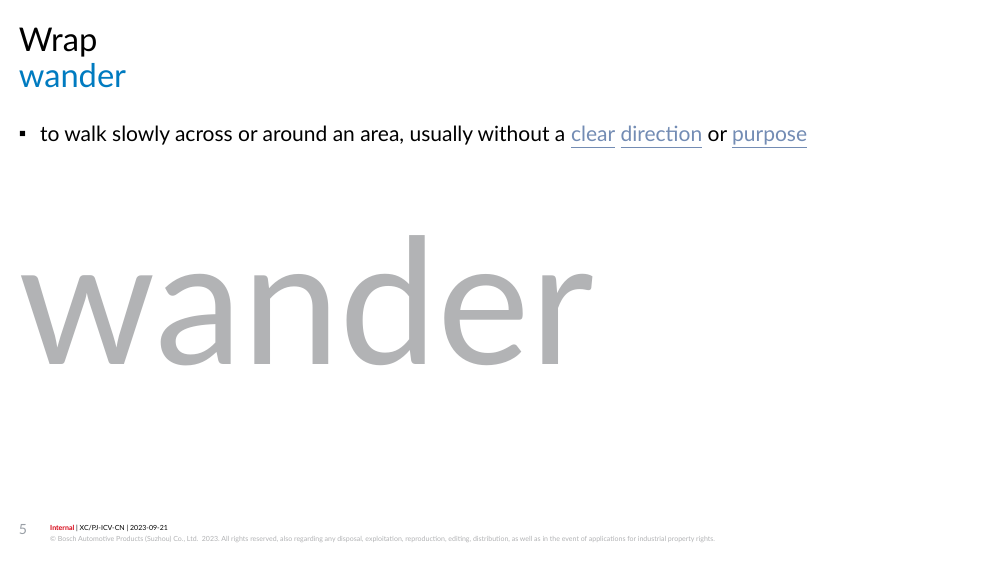
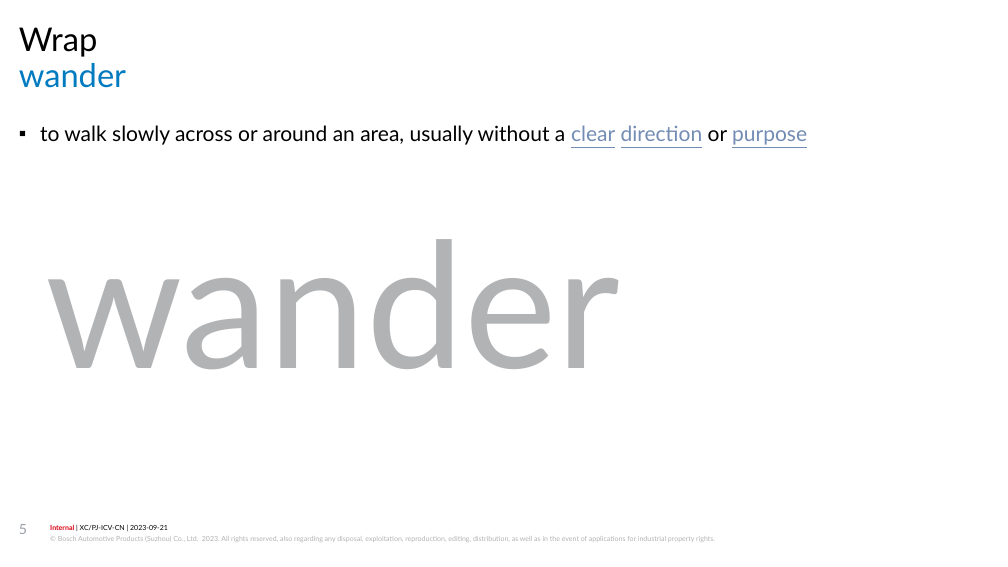
Before and after one commit to jiangyigithub/atomic-habit, a slide deck: slide 5 of longman 3000.pptx. Drawn at 1008x567 pixels with LibreOffice and Linux fonts; fonts in the diff are those of the drawing; background and template pictures are left out. Boxes give left, top, right and bottom in pixels: in the first picture for what was removed or moved away, otherwise in the second. Text is boxed around its words. In the diff, an @@ line names an element or a change of style, - is before the commit and + after.

```diff
--- a/longman 3000.pptx
+++ b/longman 3000.pptx
@@ text "wander": place and size @@
-text "wander" at <box>19,235,594,365</box>
+text "wander" at <box>45,239,620,369</box>
```
Also in this commit, not shown: 10 other slides changed.
